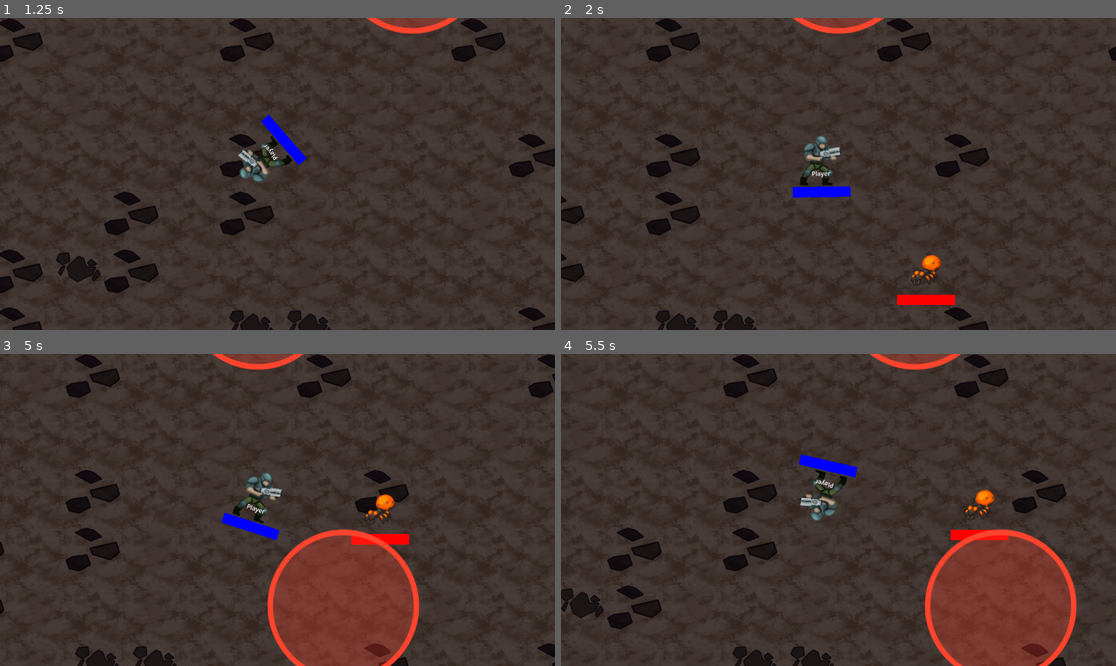
Above: before the commit, frames 1-4 (two rows, left to right).
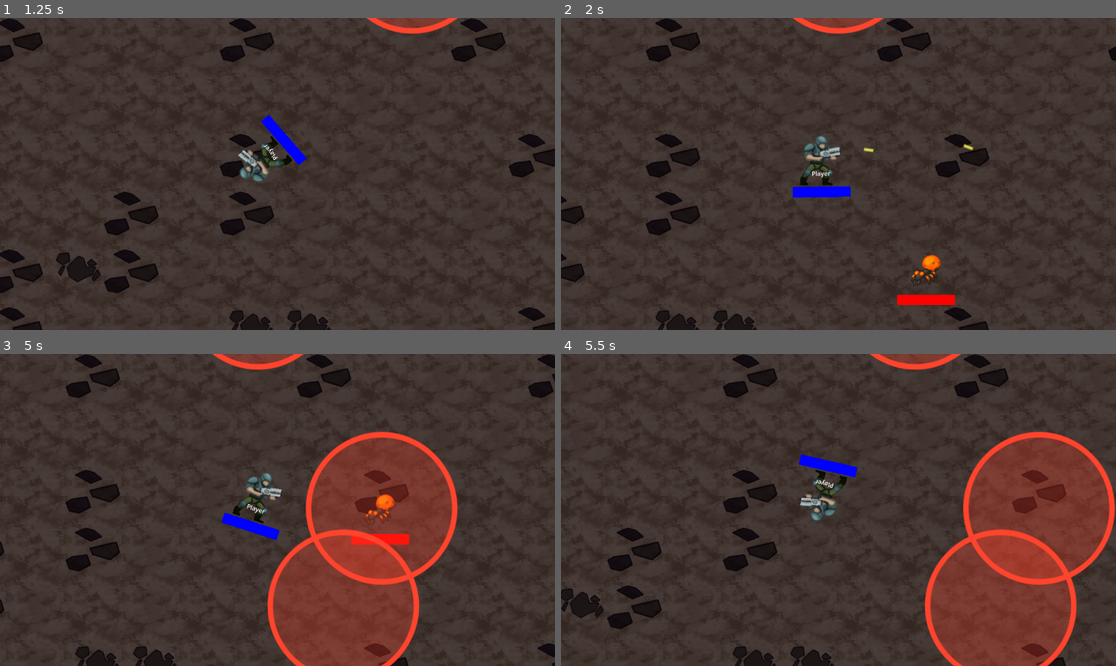
Above: after the commit, the same moments.

Repository: nuzcraft/gdfg-team-4
Game: Godot game, scene res://scenes/title.tscn
Same seed, same stepped clock (60 frames per second), same inputs: the game is played once before the commit and once after it.
Inputs (mouse positions are in pixels of both pictures, inside the frame that each line leads up to):
- Up to frame 1 (1.25 s): click "Play" at 0.5 s
- Up to frame 2 (2 s): tap Enter at 1.25 s; move the mouse to (960, 158) at 1.27 s; hold D (right) from 1.28 s (still down); hold Space (primaryAction, bound only after the commit) from 1.28 s (still down)
- Up to frame 3 (5 s): move the mouse to (166, 525) at 2.02 s; release D (right) at 2.03 s; release Space (primaryAction, bound only after the commit) at 2.03 s; hold S (down) 2.03-2.78 s; tap Space (primaryAction, bound only after the commit) at 2.1, 3.6 s; move the mouse to (333, 441) at 2.77 s; hold D (right) 2.78-3.53 s; hold Space (primaryAction, bound only after the commit) 2.78-3.53 s; move the mouse to (249, 572) at 3.52 s; hold W (up) 3.53-4.28 s; move the mouse to (444, 556) at 4.27 s; hold A (left) from 4.28 s (still down); hold Space (primaryAction, bound only after the commit) from 4.28 s (still down)
- Up to frame 4 (5.5 s): keep holding A (left); move the mouse to (672, 463) at 5.02 s; release Space (primaryAction, bound only after the commit) at 5.03 s; tap Space (primaryAction, bound only after the commit) at 5.1 s

Frame 1 is identical in both runs. In frame 2, less than 0.1% of the frame differs, in the area x 54-75%, y 40-43%; in frame 3, 9.8%; in frame 4, 10%, in the area x 70-100%, y 24-74%.

Commit message:
Add Support for Weapons and Projectiles
This diff adds basic support for a Weapon Class, and the player having a Primary Weapon.
It also adds support to projectiles, and connects hits to monsters.

Diff:
--- a/project.godot
+++ b/project.godot
@@ -46,6 +46,11 @@
 , Object(InputEventKey,"resource_local_to_scene":false,"resource_name":"","device":-1,"window_id":0,"alt_pressed":false …(186 unchanged characters)…
 ]
 }
+primaryAction={
+"deadzone": 0.2,
+"events": [Object(InputEventKey,"resource_local_to_scene":false,"resource_name":"","device":-1,"window_id":0,"alt_pressed":false,"shift_pressed":false,"ctrl_pressed":false,"meta_pressed":false,"pressed":false,"keycode":0,"physical_keycode":32,"key_label":0,"unicode":32,"location":0,"echo":false,"script":null)
+]
+}
 
 [layer_names]
 
--- /dev/null
+++ b/projectile.gd
@@ -0,0 +1,26 @@
+extends Area2D
+class_name Projectile
+
+var weapon: Weapon
+var ttl := 0.0
+var direction: Vector2
+
+func _ready():
+	#TODO: This rotation is wrong
+	look_at(direction)
+
+	ttl = weapon.total_ttl
+	$Sprite.texture = weapon.projectile
+
+func _physics_process(delta):
+	ttl = ttl - delta
+	if ttl <= 0.0:
+		queue_free()
+	else:
+		var speed_factor := weapon.speed_curve.sample_baked(ttl/weapon.total_ttl) * weapon.speed
+		position = position + speed_factor * delta * direction
+
+func _on_body_entered(body):
+	if body.has_method("hit"):
+		body.hit(weapon.damage)
+		queue_free()
--- a/scenes/game.tscn
+++ b/scenes/game.tscn
@@ -7,9 +7,15 @@
 [ext_resource type="PackedScene" uid="uid://bm0lj8ouj5bwk" path="res://scenes/health_bar.tscn" id="4_0tnpc"]
 [ext_resource type="PackedScene" uid="uid://d1mr1jwoop6vc" path="res://scenes/lava_ant.tscn" id="5_vtaks"]
 [ext_resource type="PackedScene" uid="uid://c0obualjs4wyq" path="res://scenes/lava_aoe.tscn" id="6_kvpfn"]
+[ext_resource type="Texture2D" uid="uid://cuani15l8gpnx" path="res://assets/shot.png" id="7_0tnpc"]
+[ext_resource type="Script" uid="uid://n5hl0c088sp6" path="res://scenes/weapon.gd" id="8_gee14"]
 
 [sub_resource type="CircleShape2D" id="CircleShape2D_1abal"]
 radius = 28.1603
+
+[sub_resource type="Curve" id="Curve_gee14"]
+_data = [Vector2(0, 1), 0.0, 0.0, 0, 0]
+point_count = 1
 
 [node name="Prototype01" type="Node2D"]
 script = ExtResource("1_p57ef")
@@ -22,14 +28,13 @@
 tile_map_data = PackedByteArray("AAD+/wIAAAABAAAAAAAIAAQAAAABAAAAAAAIAAUAAAABAAAAAAD8//7/AAABAAAAAAD8/wIAAAABAAAAAAD8/w …(624 unchanged characters)…
 tile_set = ExtResource("2_gee14")
 
-[node name="ProtoPlayer" type="CharacterBody2D" parent="."]
+[node name="ProtoPlayer" type="CharacterBody2D" parent="." node_paths=PackedStringArray("primary_weapon")]
 position = Vector2(106, 85)
 script = ExtResource("2_u5sy4")
+primary_weapon = NodePath("PrimaryWeapon")
 
 [node name="CollisionShape2D" type="CollisionShape2D" parent="ProtoPlayer"]
 shape = SubResource("CircleShape2D_1abal")
-
-[node name="ShootTimer" type="Timer" parent="ProtoPlayer"]
 
 [node name="MeleeAttackTimer" type="Timer" parent="ProtoPlayer"]
 
@@ -52,6 +57,13 @@
 offset = Vector2(45, 35)
 zoom = Vector2(0.8, 0.8)
 
+[node name="PrimaryWeapon" type="Node" parent="ProtoPlayer"]
+script = ExtResource("8_gee14")
+speed_curve = SubResource("Curve_gee14")
+projectile = ExtResource("7_0tnpc")
+offset = Vector2(40, -25)
+metadata/_custom_type_script = "uid://n5hl0c088sp6"
+
 [node name="ProtoLavaAnt" parent="." instance=ExtResource("5_vtaks")]
 position = Vector2(1092, 586)
 
--- a/scenes/lava_ant.gd
+++ b/scenes/lava_ant.gd
@@ -15,11 +15,11 @@
 	health_bar.max_health = max_health
 	health_bar.health = health
 
-func hit():
+func hit(damage):
 	if vulnerable:
 		vulnerable = false
 		$HitTimer.start()
-		health -= 10
+		health -= damage
 	if health <= 0:
 		summon_lava_aoe()
 		await  get_tree().create_timer(0.4).timeout
@@ -57,3 +57,7 @@
 func summon_lava_aoe():
 	lava_aoe.emit(position)
 	print("sent lava signal")
+
+
+func _on_hit_timer_timeout():
+	vulnerable = true
--- a/scenes/lava_ant.tscn
+++ b/scenes/lava_ant.tscn
@@ -38,3 +38,4 @@
 [connection signal="body_entered" from="AttackArea2D" to="." method="_on_attack_area_2d_body_entered"]
 [connection signal="body_exited" from="AttackArea2D" to="." method="_on_attack_area_2d_body_exited"]
 [connection signal="timeout" from="ExplodeTimer" to="." method="_on_explode_timer_timeout"]
+[connection signal="timeout" from="HitTimer" to="." method="_on_hit_timer_timeout"]
--- a/scenes/player.gd
+++ b/scenes/player.gd
@@ -9,6 +9,8 @@
 
 @export var max_health: int = 100
 var health: int = max_speed
+
+@export var primary_weapon: Weapon
 
 @onready var health_bar: Control = $HealthBar
 
@@ -30,8 +32,8 @@
 	var playerDirection = (get_global_mouse_position() - position).normalized()
 
 	#Range attack input
-	#if Input.is_action_pressed("primaryAction") and can_shoot:
-	#	pass
+	if Input.is_action_pressed("primaryAction") and can_shoot:
+		primary_weapon.fire(global_position, playerDirection)
 
 	#Melee attack input
 	#if Input.is_action_pressed("secondaryAction") and can_melee:
--- /dev/null
+++ b/scenes/projectile.tscn
@@ -0,0 +1,16 @@
+[gd_scene load_steps=3 format=3 uid="uid://c3cv7ekkisr3s"]
+
+[ext_resource type="Script" uid="uid://egxp03jgxp5d" path="res://projectile.gd" id="1_q3m7n"]
+
+[sub_resource type="RectangleShape2D" id="RectangleShape2D_q3m7n"]
+
+[node name="Projectile" type="Area2D"]
+collision_mask = 2
+script = ExtResource("1_q3m7n")
+
+[node name="CollisionShape" type="CollisionShape2D" parent="."]
+shape = SubResource("RectangleShape2D_q3m7n")
+
+[node name="Sprite" type="Sprite2D" parent="."]
+
+[connection signal="body_entered" from="." to="." method="_on_body_entered"]
--- /dev/null
+++ b/scenes/weapon.gd
@@ -0,0 +1,30 @@
+extends Node
+class_name Weapon
+
+@export var speed_curve : Curve
+@export var speed := 1000.0
+@export var total_ttl := 2.0
+@export var cooldown := 0.5
+@export var projectile: Texture2D
+@export var offset: Vector2
+@export var damage:= 10
+
+var in_cooldown := false
+var projectile_scene: PackedScene
+
+func _ready():
+	projectile_scene = preload("res://scenes/projectile.tscn")
+
+func fire(position, direction):
+	if in_cooldown:
+		return
+
+	var projectile = projectile_scene.instantiate()
+	projectile.position = position + offset # TODO: Probably needs the angle
+	projectile.direction = direction
+	projectile.weapon = self
+	get_tree().get_root().add_child(projectile)
+
+	in_cooldown = true
+	await get_tree().create_timer(cooldown).timeout
+	in_cooldown = false
Binary file added: assets/shot.png
Not shown, added: assets/shot.png.import
Not shown, added: projectile.gd.uid
Not shown: 1 places in scenes/game.tscn that only renumber resources
Not shown, added: scenes/weapon.gd.uid
